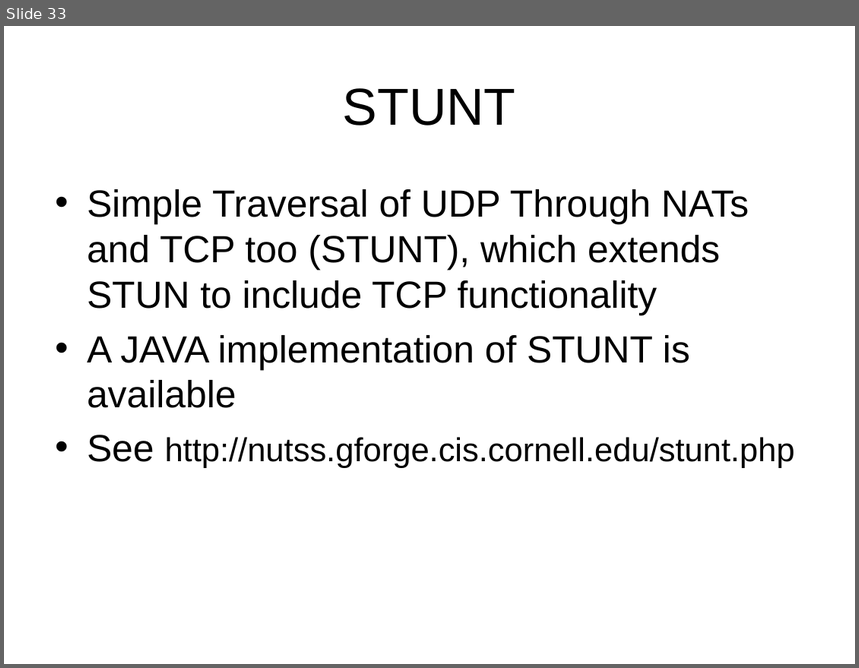
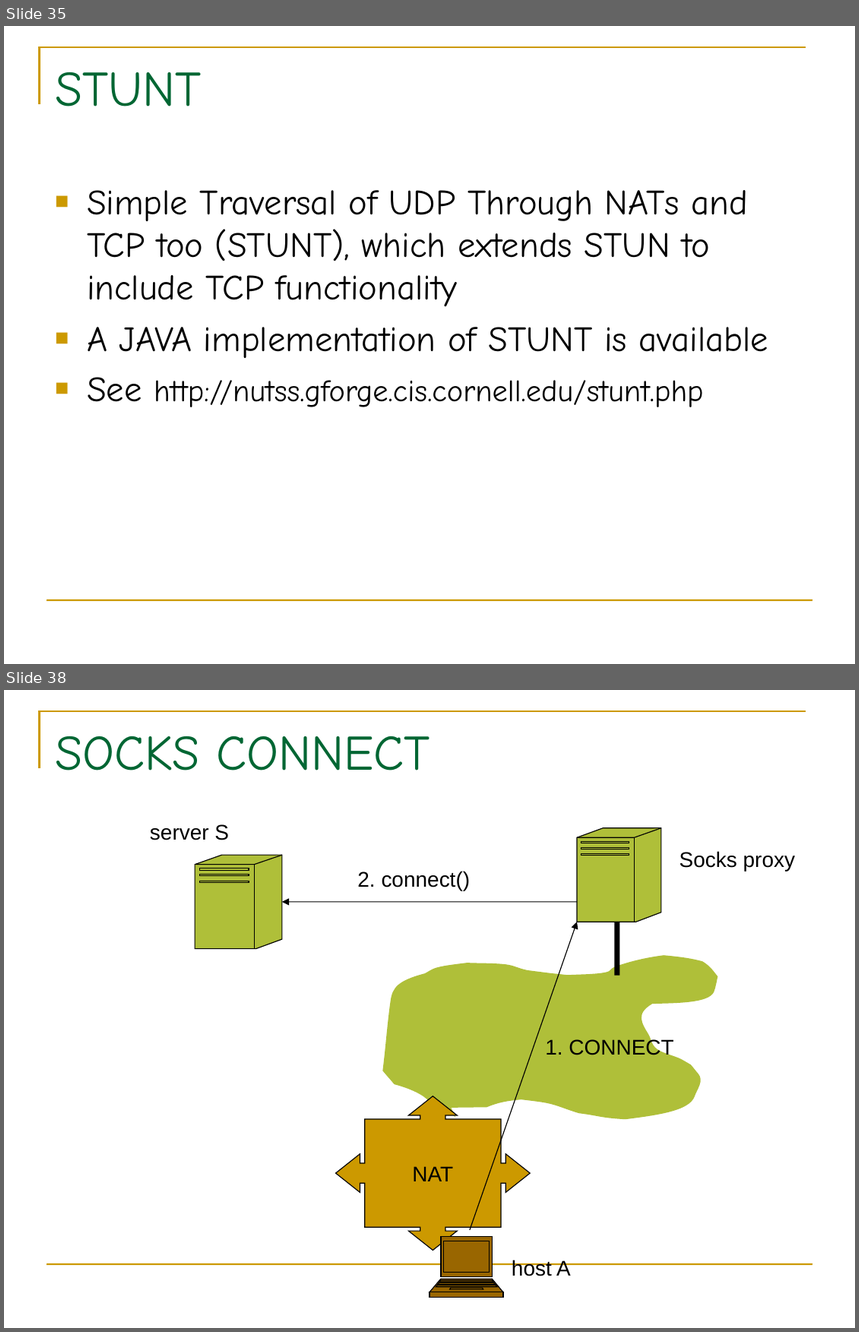
Before and after one commit to BackupTheBerlios/p2p-mentor, a slide deck: slide/nat-p2p.ppt. Shown one above the other, each under a label of ours: slide 33 before the commit, slides 35 and 38 after it; the slides between them are not shown. The pictures are 859x668 and 859x1332 pixels, drawn with LibreOffice and Linux fonts; fonts in the diff are those of the drawing. Boxes give left, top, right and bottom in pixels: in the first picture for what was removed or moved away, otherwise in the second. Text is boxed around its words. In the diff, an @@ line names an element or a change of style, - is before the commit and + after.

```diff
--- a/slide/nat-p2p.ppt
+++ b/slide/nat-p2p.ppt
@@ slide 38 added at <box>4,690,855,1328</box>, background #FFFFFF; not listed: 2 template elements that a slide beside it also shows @@
@@ title added at <box>55,736,430,771</box>, 42 pt, text #006633 @@
+SOCKS CONNECT
@@ text added at <box>150,825,229,840</box>, 18 pt, text #000000 @@
+server S
@@ freeform shape added at <box>577,828,661,922</box>, fill #AFBF39, outline #000000 0.74 pt @@
@@ freeform shape added at <box>195,855,281,948</box>, fill #AFBF39, outline #000000 0.74 pt @@
@@ text added at <box>357,871,471,891</box>, 18 pt, text #000000 @@
+2. connect()
@@ text added at <box>680,851,795,871</box>, 18 pt, text #000000 @@
+Socks proxy
@@ arrow added from (577, 902) to (282, 902), #000000 0.74 pt @@
@@ arrow added from (470, 1230) to (577, 923), #000000 0.74 pt @@
@@ line added from (617, 975) to (617, 923), #000000 4.51 pt @@
@@ freeform shape added at <box>382,955,718,1120</box>, fill #AFBF39 @@
@@ text added at <box>545,1038,674,1056</box>, 18 pt, text #000000 @@
+1. CONNECT
@@ freeform shape added at <box>336,1096,530,1250</box>, fill #CC9900, outline #000000 0.74 pt, 18 pt, text #000000 @@
+NAT
@@ freeform shape added at <box>430,1237,503,1298</box>, fill #996600, outline #000000 0.74 pt @@
@@ text added at <box>512,1260,571,1277</box>, 18 pt, text #000000 @@
+host A
@@ what was slide 33 is now slide 35 @@
@@ slide 35 changed as well @@
@@ freeform shape added at <box>40,47,806,104</box>, outline #CC9900 1.5 pt @@
@@ title "STUNT" at <box>55,72,201,107</box>: size 44 to 42 pt, font Arial to Comic Neue, text colour #000000 to #006633; alignment centre to left; vertical alignment middle to top @@
@@ text "Simple Traversal of UDP Through ..." at <box>87,190,769,408</box>: size 32 to 30 pt in "Simple Traversal of UDP Through NATs and ...", "A JAVA implementation of STUNT is available", "See"; font Arial to Comic Neue; size 28 to 26 pt in "http://nutss.gforge.cis.cornell.edu/stunt.php"; bullet • to ■; bullet colour #000000 to #CC9900 @@
@@ line added from (47, 601) to (813, 601), #CC9900 1.5 pt @@
```
Also in this commit, not shown: 35 other slides changed, 10 other slides added, 5 slides removed.
